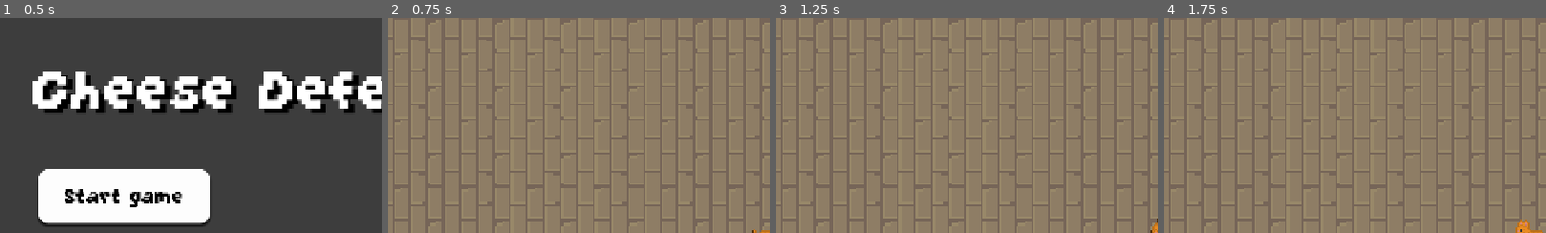
Above: before the commit, frames 1-4 (left to right).
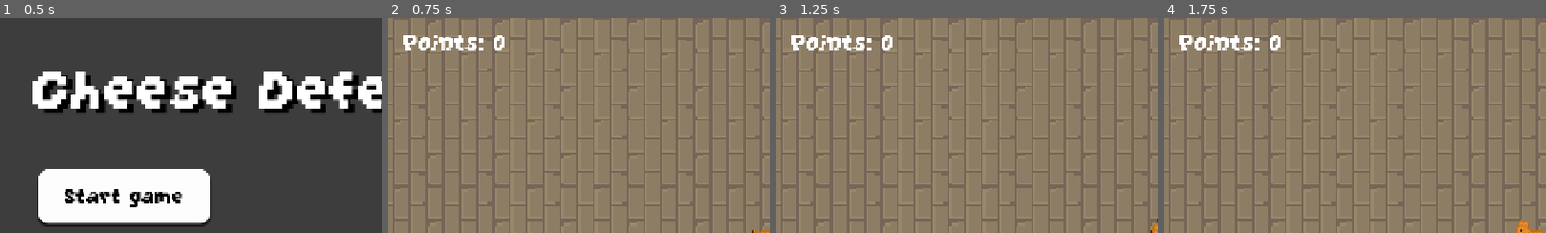
Above: after the commit, the same moments.

Repository: kamil-krecisz/Cat-and-Mouse-game
Game: Godot game, scene res://Scenes/main_menu.tscn
Same seed, same stepped clock (60 frames per second), same inputs: the game is played once before the commit and once after it.
Inputs (mouse positions are % of the whole screen's width and height, from its top left):
- Up to frame 1 (0.5 s): no input
- Up to frame 2 (0.75 s): click "Start game" at 0.5 s
- Up to frame 3 (1.25 s): no input
- Up to frame 4 (1.75 s): tap Enter (ui_accept) at 1.25, 1.52 s; move the mouse to (72, 45) at 1.27 s; tap A (a_movement) at 1.35 s; click (72, 45) at 1.42 s
The pictures show only the part of the screen within x 0-50%, y 0-50%; the shares and areas given below are measured in that part.

Frame 1 is identical in both runs. In frame 2, 1.0% of the frame differs, in the area x 4-31%, y 8-16%; in frame 3, 1.0%; in frame 4, 1.0%.

Commit message:
Commit 10.1 - Started adding points system

Diff:
--- a/Scenes/main.tscn
+++ b/Scenes/main.tscn
@@ -9,6 +9,7 @@
 [ext_resource type="PackedScene" uid="uid://ba7qoy6xh64iw" path="res://Scenes/Trap.tscn" id="7_6bp64"]
 [ext_resource type="PackedScene" uid="uid://cdmmkfsji1a0y" path="res://Scenes/pause_menu.tscn" id="8_344ge"]
 [ext_resource type="PackedScene" uid="uid://b4agm42tpd6jn" path="res://Scenes/Cheese.tscn" id="9_ynf5e"]
+[ext_resource type="FontFile" uid="uid://cvienmopbysfc" path="res://fonts/GrapeSoda.ttf" id="10_hptm8"]
 
 [sub_resource type="NavigationPolygon" id="NavigationPolygon_ynf5e"]
 vertices = PackedVector2Array(8, 3.41406, -8, 3.59375, -8, -8, 8, -8)
@@ -225,6 +226,15 @@
 
 [node name="CanvasLayer" type="CanvasLayer" parent="."]
 
+[node name="Label" type="Label" parent="CanvasLayer"]
+offset_left = 26.0
+offset_top = 15.0
+offset_right = 131.0
+offset_bottom = 51.0
+theme_override_fonts/font = ExtResource("10_hptm8")
+theme_override_font_sizes/font_size = 50
+text = "Points: 0"
+
 [node name="PauseMenu" parent="CanvasLayer" instance=ExtResource("8_344ge")]
 
 [node name="Area2D" parent="." instance=ExtResource("9_ynf5e")]
--- /dev/null
+++ b/Scenes/shop_menu.tscn
@@ -0,0 +1,9 @@
+[gd_scene format=3 uid="uid://d0v8nft4jykar"]
+
+[node name="ShopMenu" type="Control"]
+layout_mode = 3
+anchors_preset = 15
+anchor_right = 1.0
+anchor_bottom = 1.0
+grow_horizontal = 2
+grow_vertical = 2
--- a/scripts/trap.gd
+++ b/scripts/trap.gd
@@ -3,9 +3,14 @@
 @onready var timer: Timer = $Timer
 var mouse  # a variable for mouse to use in different functions(on timer timeout)
 
+@onready var label: Label = $"../CanvasLayer/Label"
+var points = 0
+
 func _on_body_entered(body):
 	if body.is_in_group("Mouse"):
 		print("Trapped")
+		points += 1
+		label.text = "Points: " + str(points)
 		body.can_move = false  # lock the movement
 		mouse = body   # save mouse to the mouse variable for later use
 		timer.start()          # start timer
Not shown: 1 places in Scenes/main.tscn that only renumber resources
